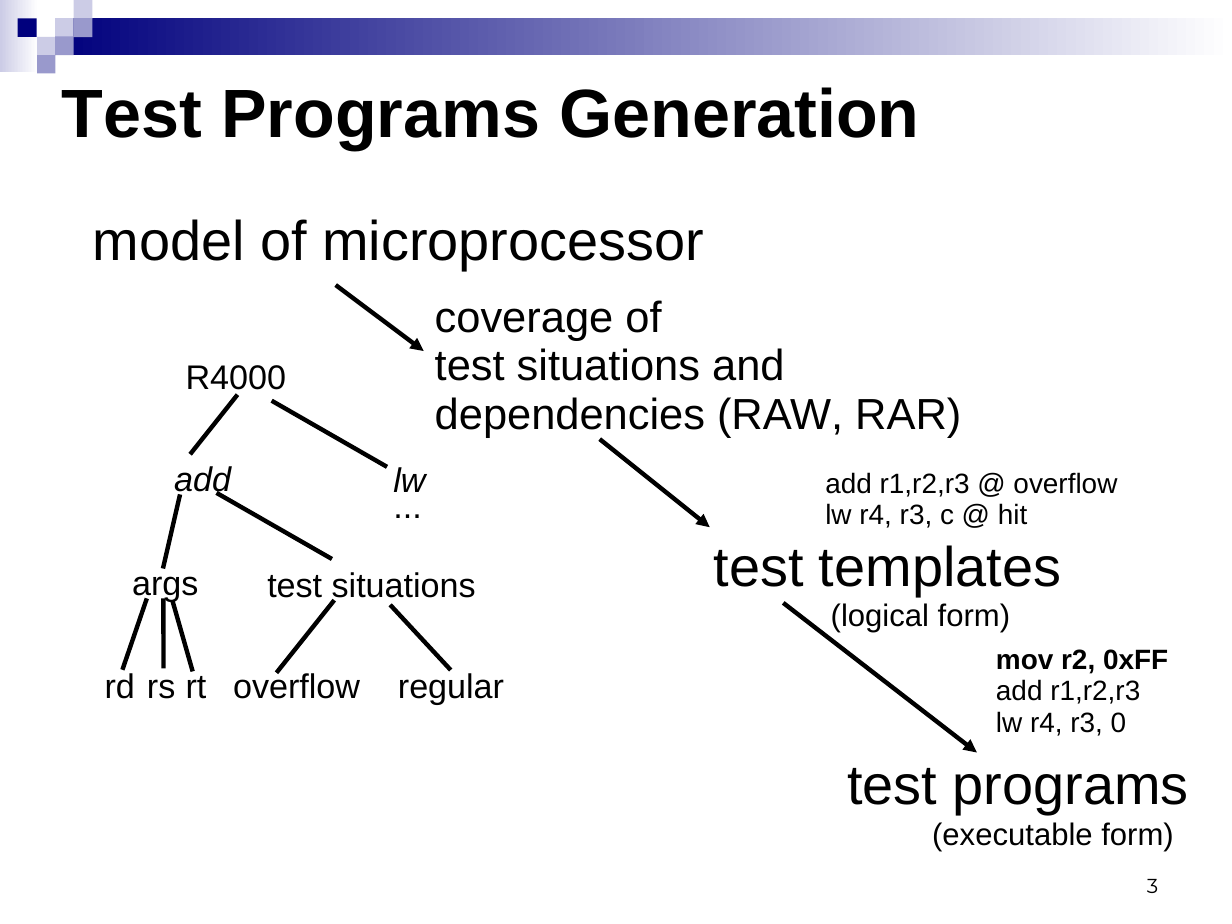
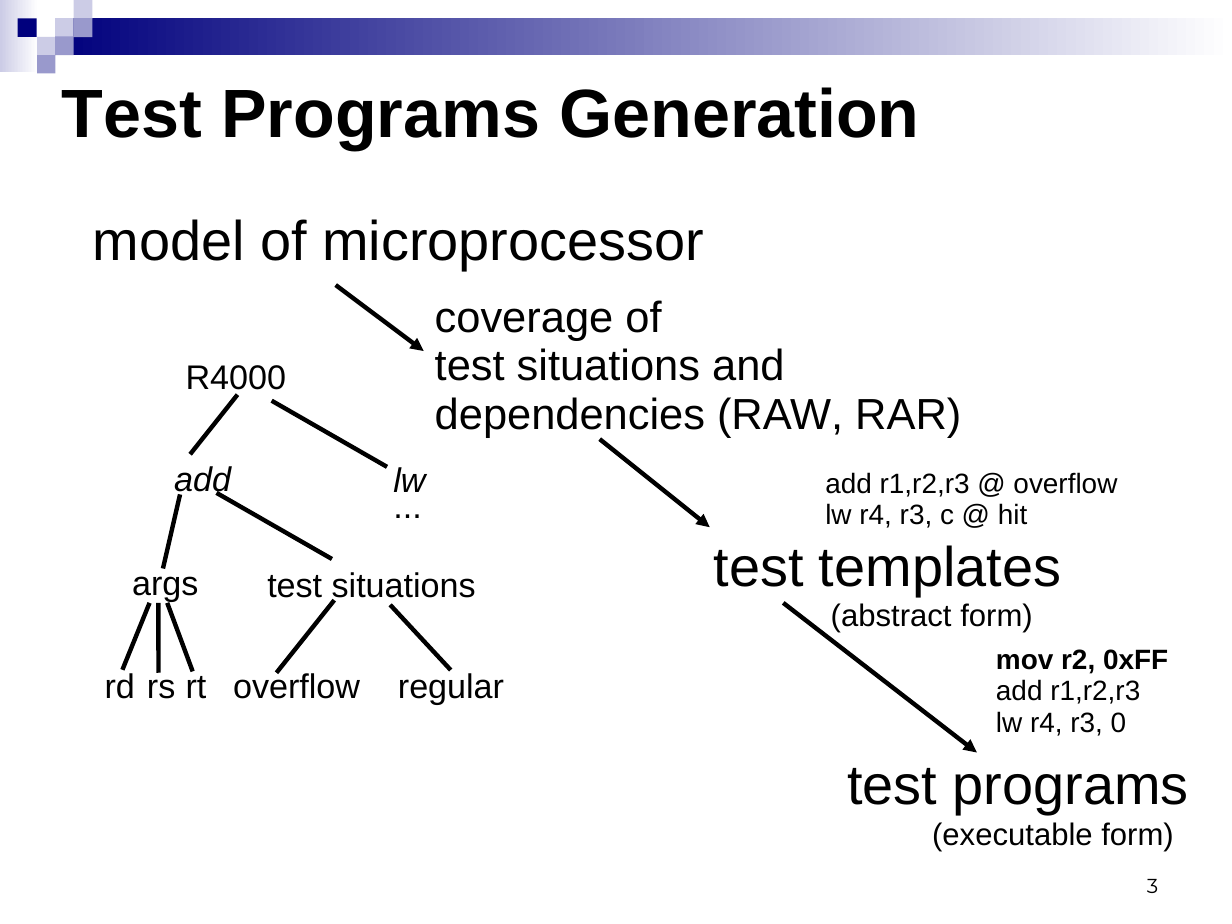
Before and after one commit to kornevgen/tesla-project, a slide deck: slide 3 of papers/unpublished/SummerSchool09/sumsch09-3.ppt. Drawn at 1232x924 pixels with LibreOffice and Linux fonts; fonts in the diff are those of the drawing. Boxes give left, top, right and bottom in pixels: in the first picture for what was removed or moved away, otherwise in the second. Text is boxed around its words. In the diff, an @@ line names an element or a change of style, - is before the commit and + after.

```diff
--- a/papers/unpublished/SummerSchool09/sumsch09-3.ppt
+++ b/papers/unpublished/SummerSchool09/sumsch09-3.ppt
@@ line moved from (146, 598) - (123, 670) to (150, 603) - (123, 670) @@
@@ line moved from (163, 598) - (163, 669) to (159, 603) - (159, 673) @@
@@ line moved from (172, 600) - (192, 672) to (168, 603) - (192, 672) @@
@@ text at [831,603,1032,632]: text changed @@
-(logical form)
+(abstract form)
```
Also in this commit, not shown: 13 other slides changed, 1 slide added.
